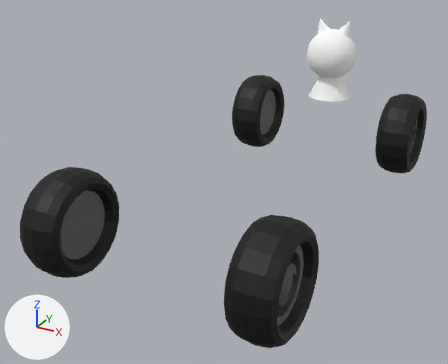
The Blender file website/assets.blend: old version first, new version second.
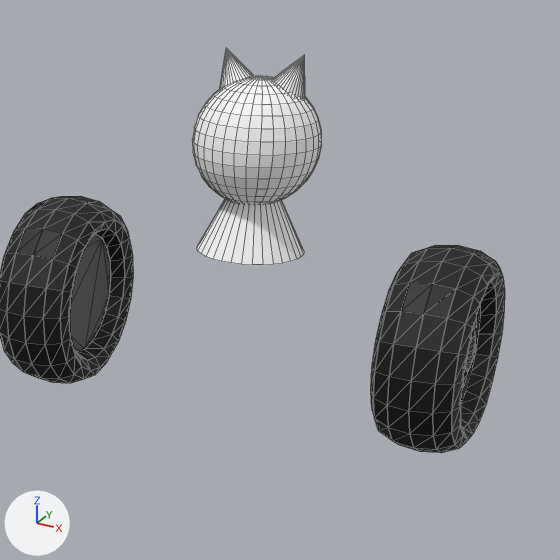
There are two pictures of each version: one whole from a camera (50 mm lens) standing at (1.73, -3.84, 1.302) and looking at (-0.169, -0.387, -0.424), one close up on the part from 52% to 100% of the width and 0% to 59% of the height. Arrows for +X, +Y and +Z are at lower left; the lights stay in place. The close-ups show mesh edges as thin lines.

Before the edit, the objects in view are built like this:
```python
me_cone_002 = bpy.data.meshes.new('Cone.002')
me_cone_002.from_pydata(...)  # 581 vertices, 611 faces; spans x -4.74..3.91, y -3.62..3.08, z -10.61..1.0
me_cone_002.materials.append(mat_cat)  # white #ffffff
me_rin_2_0 = bpy.data.meshes.new('Rin 2_0')
me_rin_2_0.from_pydata(...)  # 600 vertices, 372 faces; spans x -1.0..1.0, y -1.32..1.0, z -1.0..1.0
me_rin_2_0.materials.append(mat_dark)  # dark grey #555555
me_rueda_2_0 = bpy.data.meshes.new('Rueda 2_0')
me_rueda_2_0.from_pydata(...)  # 800 vertices, 400 faces; spans x -1.25..1.25, y -0.25..0.25, z -1.25..1.25
me_rueda_2_0.materials.append(mat_tire)  # black #020202
ob_cat = bpy.data.objects.new('cat', me_cone_002)
ob_cat.parent = ob_car_group
ob_cat.location = (0.493, 0.0092, 0.623)
ob_cat.rotation_euler = (3.142, 0.394, 0.0)  # degrees (180, 23, 0)
ob_cat.scale = (-0.047, -0.047, -0.047)
ob_rin_2_0 = bpy.data.objects.new('Rin 2_0', me_rin_2_0)
ob_rin_2_0.parent = ob_car_group
ob_rin_2_0.location = (-0.66, 1.176, -0.411)
ob_rin_2_0.rotation_euler = (-1.571, 1.571, 0.0)  # degrees (-90, 90, 0)
ob_rin_2_0.scale = (-0.21, -0.0764, -0.21)
ob_rueda_2_0 = bpy.data.objects.new('Rueda 2_0', me_rueda_2_0)
ob_rueda_2_0.parent = ob_car_group
ob_rueda_2_0.location = (-0.66, 1.176, -0.411)
ob_rueda_2_0.rotation_euler = (-1.571, -1.571, 0.0)  # degrees (-90, -90, 0)
ob_rueda_2_0.scale = (-0.266, -0.561, -0.266)
# also in view: 'Rueda 1_0' at (0.66, 1.176, -0.411)
```
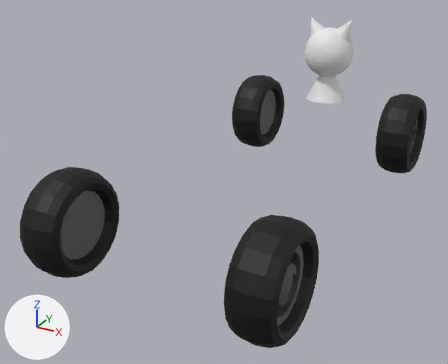
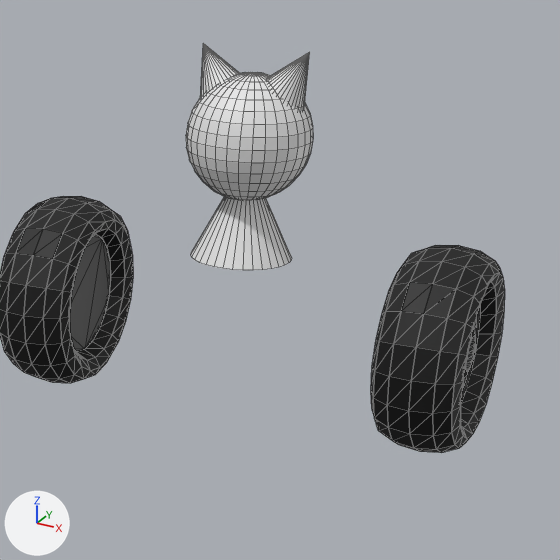
Pixel boxes (x1, y1, x2, y2) of what changed, in the close-ups (560 x 560 px):
'cat', no longer drawn
    before: (192, 48, 321, 265)
'Sphere', added
    after: (186, 72, 313, 200)
'Cone.002', added
    after: (191, 196, 292, 270)
'Cone.001', added
    after: (267, 52, 310, 109)
'Cone', added
    after: (200, 43, 239, 97)

The change in detail:
Mesh me_sphere is new.
It is a UV sphere (32 segments, 16 rings, poles along z) spanning x -1.0..1.0, y -1.0..1.0, z -1.0..1.0.
Mesh me_cone_003 is new.
It is a 32-sided cone pointing to +z spanning x -1.0..1.0, y -1.0..1.0, z -1.0..1.0.
Object 'cat' (ob_cat) now shows nothing instead of me_cone_002.
Object 'cat' (ob_cat) turns from (180, 23, 0) to (0, 0, 0) degrees about x, y and z.
Object 'cat' (ob_cat) is rescaled from (-0.047, -0.047, -0.047) to (1.0, 1.0, 1.0).
Object 'cat' (ob_cat) moves from (0.493, 0.0092, 0.623) to (0.379, 0.0, 0.466).
Object 'Sphere' (ob_sphere) is new; it shows me_sphere.
Its parent is ob_cat.
Its location is (0.0102, 0.0, -0.0091).
Its scale is (0.156, 0.156, 0.156).
Object 'Cone.002' (ob_cone_002) is new; it shows me_cone_003.
Its parent is ob_cat.
Its location is (0.0102, 0.0, -0.185).
Its scale is (0.127, 0.127, 0.127).
Object 'Cone.001' (ob_cone_001) is new; it shows a copy of me_cone_003.
Its parent is ob_cat.
Its location is (0.114, 0.0000951, 0.149).
Its rotation in degrees is (180, 29, 0).
Its scale is (-0.0677, -0.0677, -0.0677).
Object 'Cone' (ob_cone) is new; it shows a copy of me_cone_003.
Its parent is ob_cat.
Its location is (-0.0912, 0.0, 0.149).
Its rotation in degrees is (0, -29, 0).
Its scale is (0.0677, 0.0677, 0.0677).
